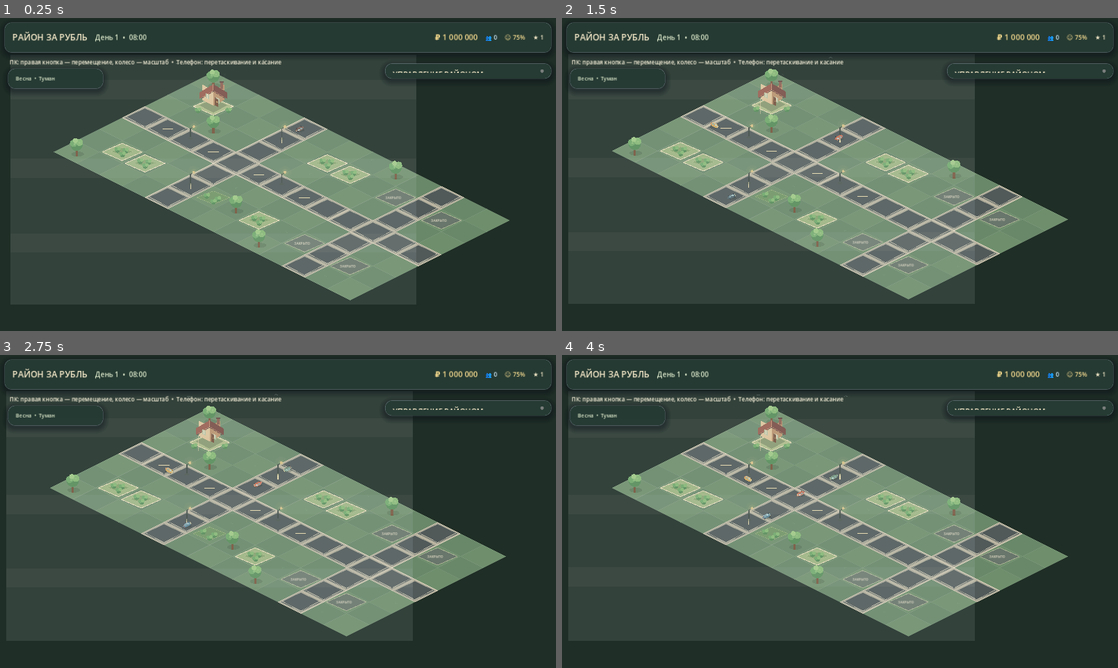
Above: before the commit, frames 1-4 (two rows, left to right).
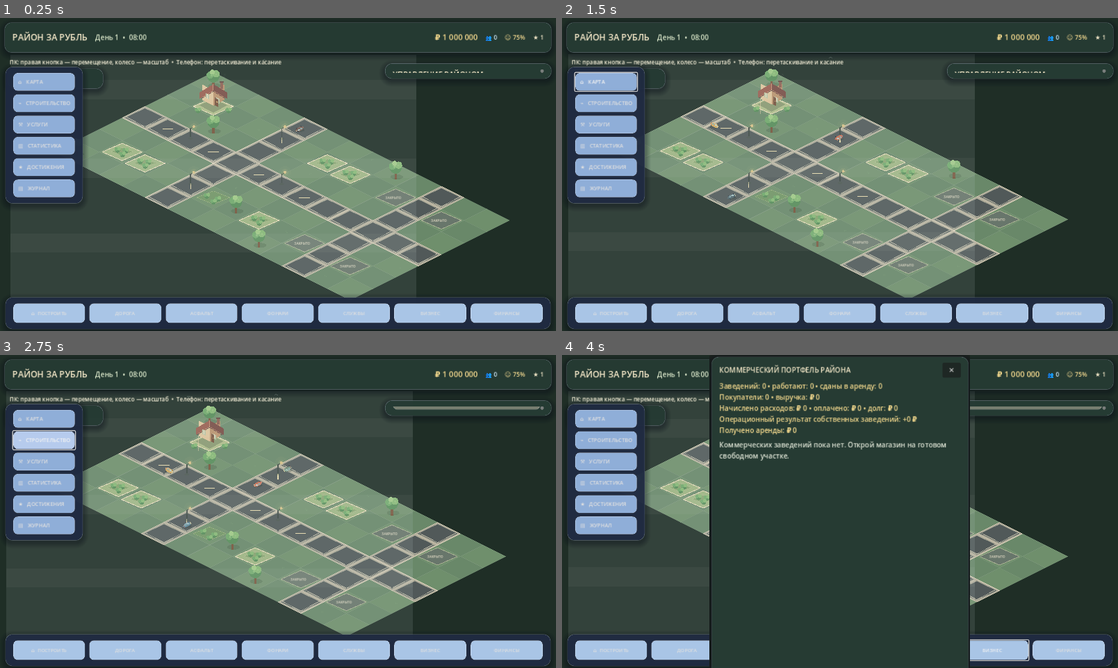
Above: after the commit, the same moments.

Repository: wellbi-creator/rayon-za-rubl
Game: Godot game, scene res://scenes/main.tscn
The game is run twice, just before and just after one commit, with the same random seed, the same clock (stepped at 60 frames per second) and the same inputs.
Inputs (mouse positions are in pixels of both pictures, inside the frame that each line leads up to):
- Up to frame 1 (0.25 s): no input
- Up to frame 2 (1.5 s): click (606, 80) at 0.5 s, where only the run after the commit has a clickable "⌂ КАРТА"; click "СЛУЖБЫ" at 1.25 s
- Up to frame 3 (2.75 s): click (44, 439) at 2 s, where only the run after the commit has a clickable "⌁ СТРОИТЕЛЬСТВО"
- Up to frame 4 (4 s): click "БИЗНЕС" at 2.75 s; click "АСФАЛЬТ" at 3.5 s

The runs differ from the first frame. In frame 1, 13% of the frame differs, in the area x 1-99%, y 15-100%; in frame 2, 13%; in frame 3, 13%; in frame 4, 34%, in the area x 1-99%, y 0-100%.

Commit message:
M6.2: add functional side navigation and quickbar

Diff:
--- a/scripts/main.gd
+++ b/scripts/main.gd
@@ -103,6 +103,9 @@
 var resident_hud_label: Label
 var satisfaction_hud_label: Label
 var level_hud_label: Label
+var navigation_panel: PanelContainer
+var quickbar_panel: PanelContainer
+var district_scroll: ScrollContainer
 
 func _ready() -> void:
 	economy = EconomyServiceScript.new()
@@ -221,6 +224,21 @@
 	weather_panel.mouse_filter = Control.MOUSE_FILTER_IGNORE
 	weather_panel.add_theme_stylebox_override("panel", _panel_style(Color("#263c34"), 0.88))
 	root.add_child(weather_panel)
+
+	navigation_panel = PanelContainer.new()
+	navigation_panel.position = Vector2(16, 112)
+	navigation_panel.custom_minimum_size = Vector2(154, 0)
+	navigation_panel.add_theme_stylebox_override("panel", _panel_style(Color("#202b42"), 0.94))
+	root.add_child(navigation_panel)
+	var navigation := VBoxContainer.new()
+	navigation.add_theme_constant_override("separation", 7)
+	navigation_panel.add_child(navigation)
+	_add_navigation_button(navigation, "⌂   КАРТА", _on_navigation_map_pressed)
+	_add_navigation_button(navigation, "⌁   СТРОИТЕЛЬСТВО", _on_navigation_build_pressed)
+	_add_navigation_button(navigation, "⚒   УСЛУГИ", _on_municipal_services_pressed)
+	_add_navigation_button(navigation, "▥   СТАТИСТИКА", _on_finance_pressed)
+	_add_navigation_button(navigation, "★   ДОСТИЖЕНИЯ", _on_progression_pressed)
+	_add_navigation_button(navigation, "▤   ЖУРНАЛ", _on_transaction_history_pressed)
 	weather_label = Label.new()
 	weather_label.add_theme_font_size_override("font_size", 12)
 	weather_label.add_theme_color_override("font_color", Color("#d9e6c8"))
@@ -239,7 +257,8 @@
 
 	var content := VBoxContainer.new()
 	content.add_theme_constant_override("separation", 12)
-	var scroll := ScrollContainer.new()
+	district_scroll = ScrollContainer.new()
+	var scroll := district_scroll
 	scroll.size_flags_horizontal = Control.SIZE_EXPAND_FILL
 	scroll.size_flags_vertical = Control.SIZE_EXPAND_FILL
 	panel.add_child(scroll)
@@ -357,6 +376,25 @@
 	status_label.add_theme_color_override("font_color", Color("#b9c9ae"))
 	content.add_child(status_label)
 
+	quickbar_panel = PanelContainer.new()
+	quickbar_panel.set_anchors_and_offsets_preset(Control.PRESET_BOTTOM_WIDE)
+	quickbar_panel.offset_left = 16
+	quickbar_panel.offset_right = -16
+	quickbar_panel.offset_top = -76
+	quickbar_panel.offset_bottom = -12
+	quickbar_panel.add_theme_stylebox_override("panel", _panel_style(Color("#202b42"), 0.94))
+	root.add_child(quickbar_panel)
+	var quickbar := HBoxContainer.new()
+	quickbar.add_theme_constant_override("separation", 9)
+	quickbar_panel.add_child(quickbar)
+	_add_quickbar_button(quickbar, "⌂  ПОСТРОИТЬ", _on_navigation_build_pressed)
+	_add_quickbar_button(quickbar, "ДОРОГА", _on_road_tool_pressed)
+	_add_quickbar_button(quickbar, "АСФАЛЬТ", _on_road_asphalt_pressed)
+	_add_quickbar_button(quickbar, "ФОНАРИ", _on_road_lamp_pressed)
+	_add_quickbar_button(quickbar, "СЛУЖБЫ", _on_municipal_services_pressed)
+	_add_quickbar_button(quickbar, "БИЗНЕС", _on_business_portfolio_pressed)
+	_add_quickbar_button(quickbar, "ФИНАНСЫ", _on_finance_pressed)
+
 	house_type_selector = OptionButton.new()
 	house_type_selector.add_item("Обычный дом — 10 минут")
 	house_type_selector.add_item("Продвинутый дом — 30 минут")
@@ -1336,6 +1374,38 @@
 		row.add_child(amount_label)
 
 
+func _add_navigation_button(container: VBoxContainer, caption: String, action: Callable) -> void:
+	var button := Button.new()
+	button.text = caption
+	button.custom_minimum_size = Vector2(142, 42)
+	button.size_flags_horizontal = Control.SIZE_EXPAND_FILL
+	button.alignment = HORIZONTAL_ALIGNMENT_LEFT
+	button.add_theme_font_size_override("font_size", 12)
+	button.add_theme_stylebox_override("normal", _button_style(Color("#8faed8")))
+	button.add_theme_stylebox_override("hover", _button_style(Color("#b6cbed")))
+	button.pressed.connect(action)
+	container.add_child(button)
+
+func _add_quickbar_button(container: HBoxContainer, caption: String, action: Callable) -> void:
+	var button := Button.new()
+	button.text = caption
+	button.custom_minimum_size = Vector2(0, 46)
+	button.size_flags_horizontal = Control.SIZE_EXPAND_FILL
+	button.add_theme_font_size_override("font_size", 11)
+	button.add_theme_stylebox_override("normal", _button_style(Color("#a9c5e6")))
+	button.add_theme_stylebox_override("hover", _button_style(Color("#c5d9f0")))
+	button.pressed.connect(action)
+	container.add_child(button)
+
+func _on_navigation_map_pressed() -> void:
+	status_label.text = "Карта района. Выбери участок, чтобы открыть его действия."
+	if world.road_build_mode:
+		world.set_road_build_mode(false)
+
+func _on_navigation_build_pressed() -> void:
+	if district_scroll != null and build_button != null:
+		district_scroll.ensure_control_visible(build_button)
+	status_label.text = "Выбери свободный участок на карте, затем нажми «Построить обычный дом»."
 func _on_interface_resized() -> void:
 	if control_root == null:
 		return
@@ -1347,6 +1417,16 @@
 		top_hud_panel.position = Vector2(10, 10)
 		top_hud_panel.size = Vector2(maxf(0.0, viewport_size.x - 20.0), 62.0 if compact else 70.0)
 		top_hud_panel.custom_minimum_size = Vector2(maxf(0.0, viewport_size.x - 20.0), 62.0 if compact else 70.0)
+	if navigation_panel != null:
+		navigation_panel.position = Vector2(12.0, 112.0)
+		navigation_panel.custom_minimum_size = Vector2(142.0 if compact else 164.0, 0.0)
+		navigation_panel.visible = viewport_size.x >= 760.0
+	if quickbar_panel != null:
+		quickbar_panel.offset_left = 12.0
+		quickbar_panel.offset_right = -12.0
+		quickbar_panel.offset_top = -68.0 if compact else -78.0
+		quickbar_panel.offset_bottom = -8.0
+		quickbar_panel.visible = viewport_size.y >= 420.0
 	if district_panel != null:
 		var panel_width := clampf(viewport_size.x * (0.37 if compact else 0.30), 270.0, 390.0)
 		district_panel.set_anchors_and_offsets_preset(Control.PRESET_TOP_RIGHT)
